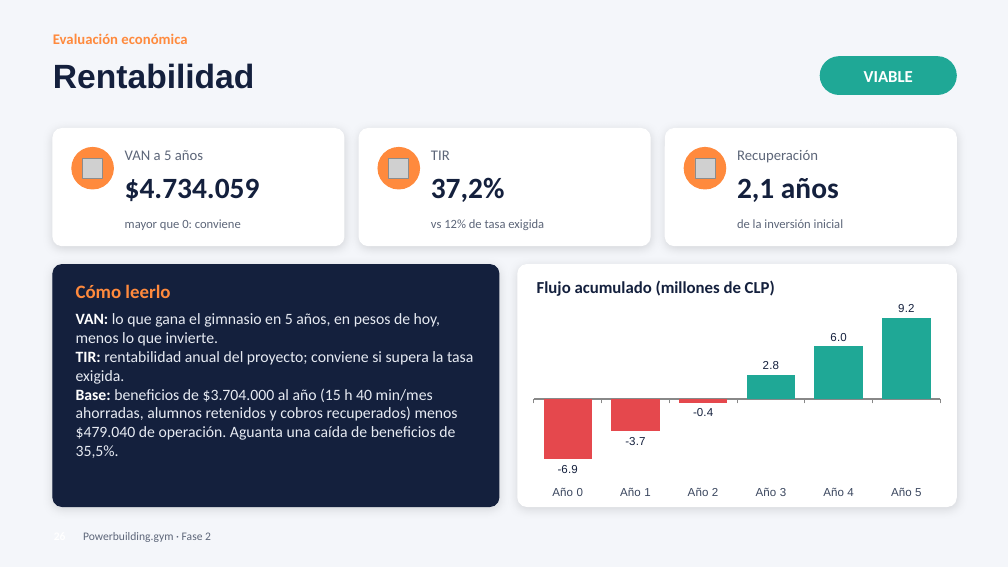
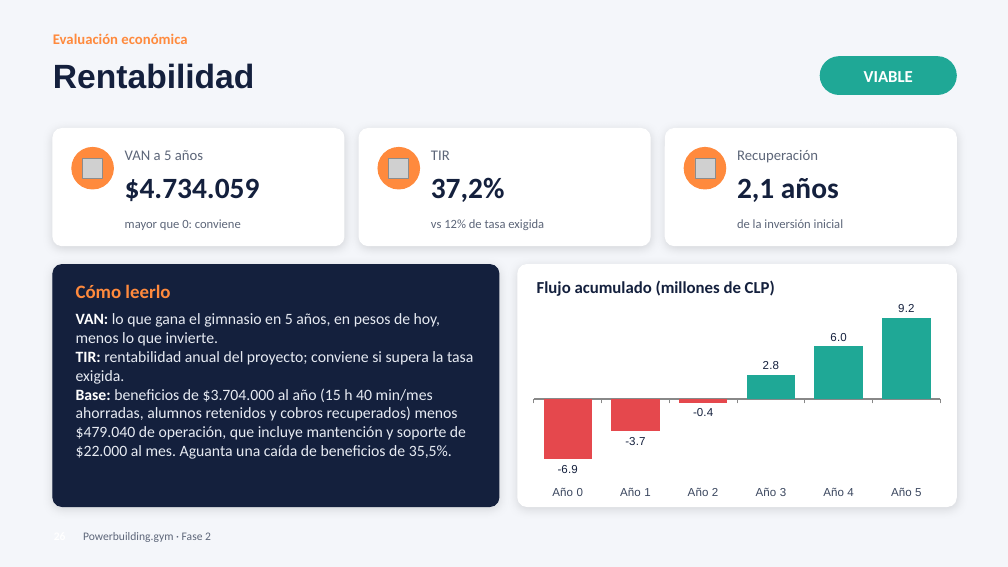
Before and after one commit to zalak3t/Powerbuilding.gym, a slide deck: slide 27 of FASE-2/Documentacion Asignatura PTY4614/Powerbuilding_gym_Presentacion_Fase_2 (1).pptx. Drawn at 1008x567 pixels with LibreOffice and Linux fonts; fonts in the diff are those of the drawing; grey boxes stand for pictures; background and template pictures are left out. Boxes give left, top, right and bottom in pixels: in the first picture for what was removed or moved away, otherwise in the second. Text is boxed around its words. In the diff, an @@ line names an element or a change of style, - is before the commit and + after.

```diff
--- a/FASE-2/Documentacion Asignatura PTY4614/Powerbuilding_gym_Presentacion_Fase_2 (1).pptx
+++ b/FASE-2/Documentacion Asignatura PTY4614/Powerbuilding_gym_Presentacion_Fase_2 (1).pptx
@@ text at box(76, 388, 466, 459): text changed @@
-Base: beneficios de $3.704.000 al año (15 h 40 min/mes ahorradas, alumnos retenidos y cobros recuperados) menos $479.040 de operación. Aguanta una caída de beneficios de 35,5%.
+Base: beneficios de $3.704.000 al año (15 h 40 min/mes ahorradas, alumnos retenidos y cobros recuperados) menos $479.040 de operación, que incluye mantención y soporte de $22.000 al mes. Aguanta una caída de beneficios de 35,5%.
```
Also in this commit, not shown: 1 other slide changed, 1 other file.
